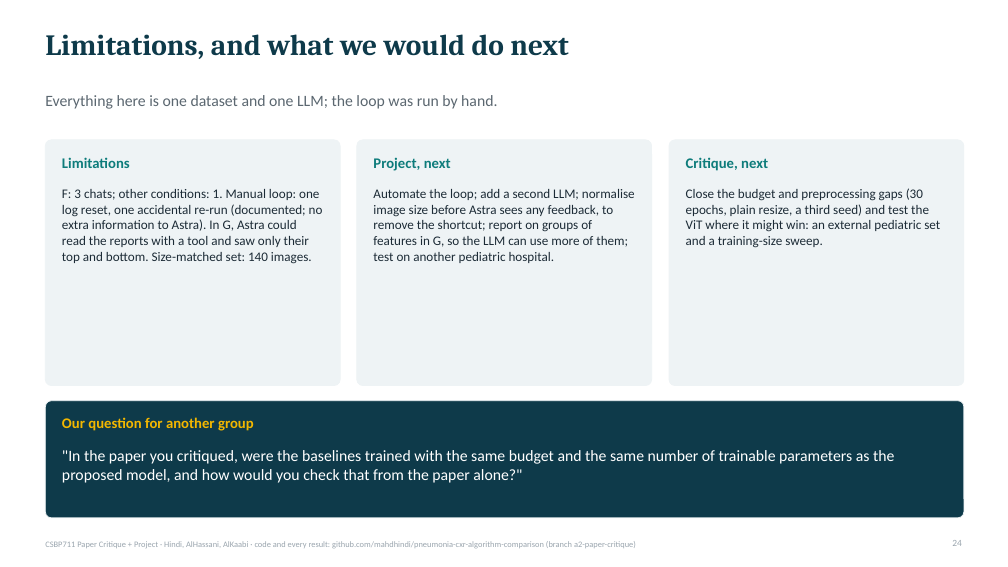
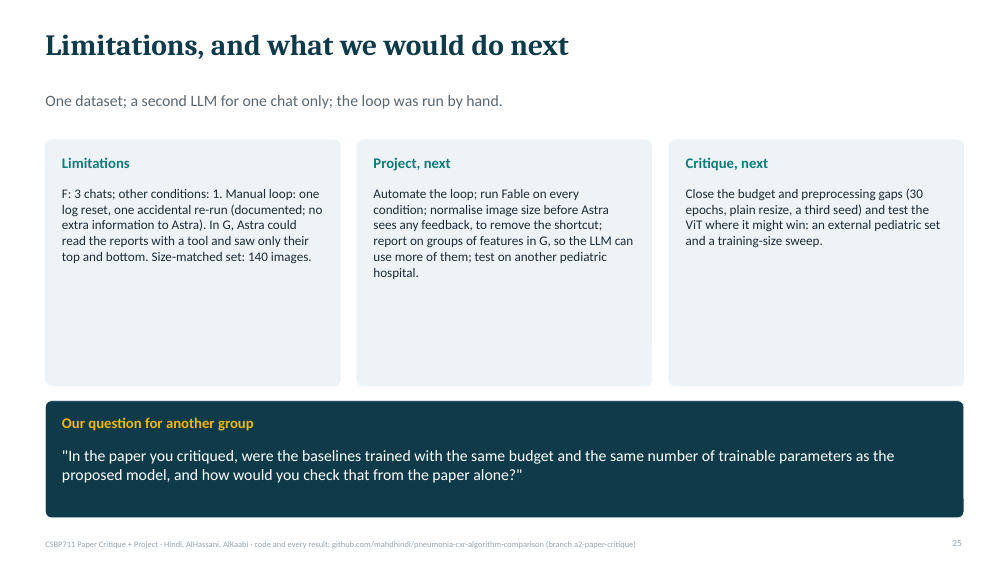
Before and after one commit to mahdhindi/pneumonia-cxr-algorithm-comparison, a slide deck: slide 25 of slides/CSBP711_Critique_Project_slides.pptx (slide 24 before the commit). Drawn at 1008x567 pixels with LibreOffice and Linux fonts; fonts in the diff are those of the drawing. Boxes give left, top, right and bottom in pixels: in the first picture for what was removed or moved away, otherwise in the second. Text is boxed around its words. In the diff, an @@ line names an element or a change of style, - is before the commit and + after.

```diff
--- a/slides/CSBP711_Critique_Project_slides.pptx
+++ b/slides/CSBP711_Critique_Project_slides.pptx
@@ text at (45,95,502,109): text changed @@
-Everything here is one dataset and one LLM; the loop was run by hand.
+One dataset; a second LLM for one chat only; the loop was run by hand.
@@ text at (373,189,634,279): text changed @@
-Automate the loop; add a second LLM; normalise image size before Astra sees any feedback, to remove the shortcut; report on groups of features in G, so the LLM can use more of them; test on another pediatric hospital.
+Automate the loop; run Fable on every condition; normalise image size before Astra sees any feedback, to remove the shortcut; report on groups of features in G, so the LLM can use more of them; test on another pediatric hospital.
```
Also in this commit, not shown: 1 other slide changed, 1 slide added, 4 other files.
